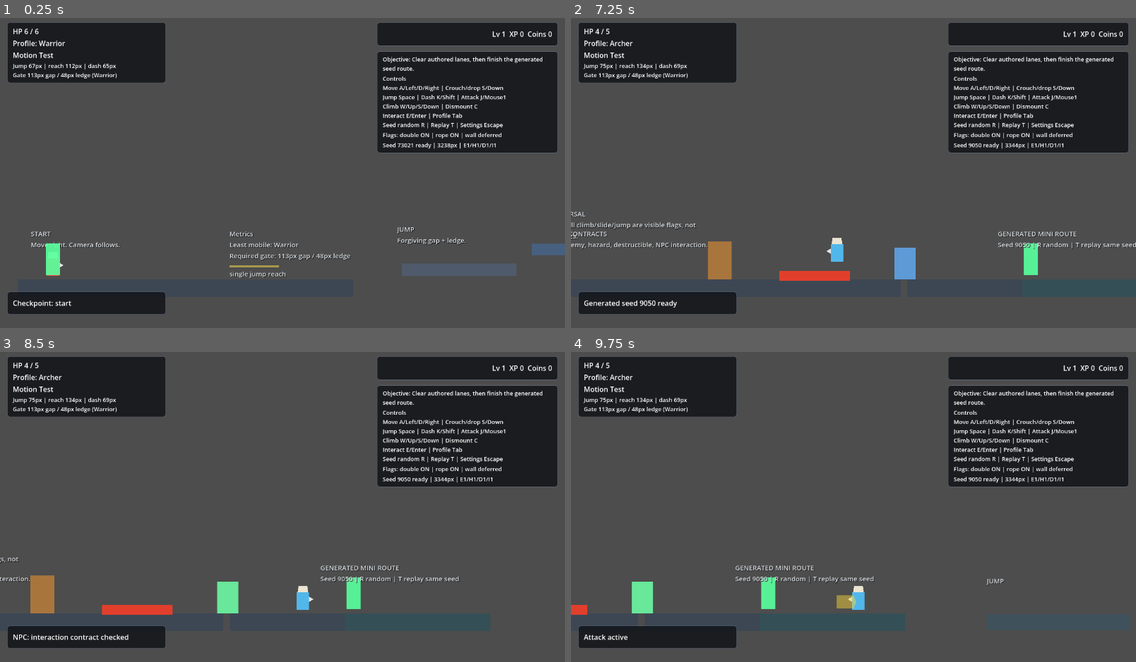
Above: before the commit, frames 1-4 (two rows, left to right).
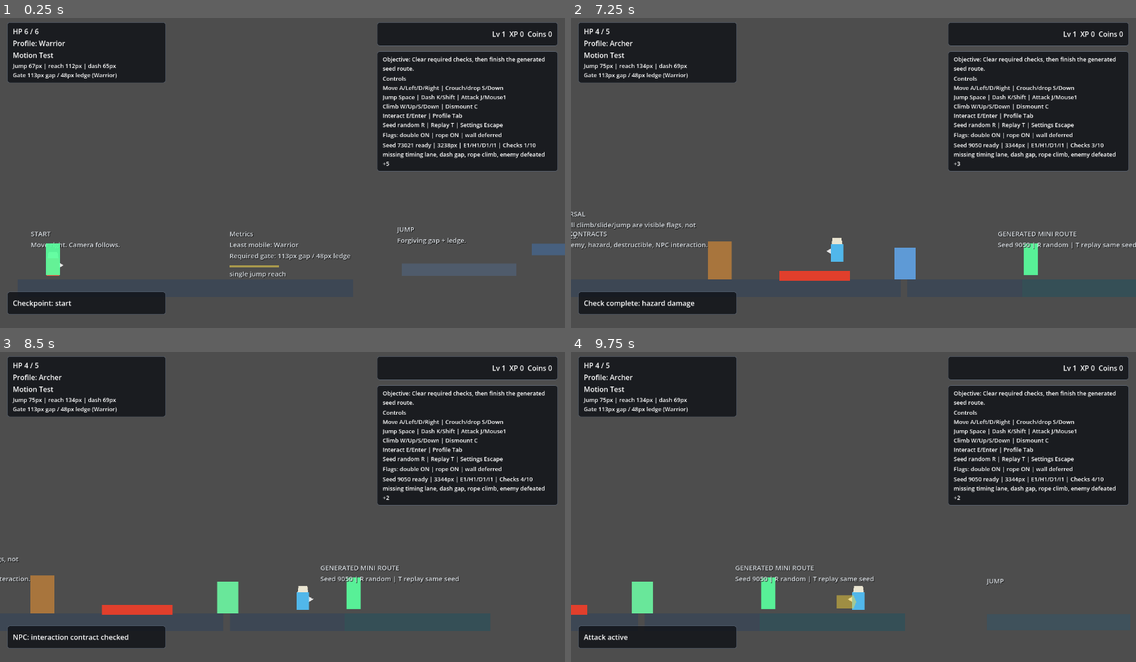
Above: after the commit, the same moments.

Repository: simpleusername96/cardborne-platformer
Game: Godot game, scene res://scenes/main/Main.tscn
Two runs of this game, one before a commit and one after it. Both use one fixed random seed, a clock stepped at 60 frames per second and the inputs below.
Inputs (mouse positions are in pixels of both pictures, inside the frame that each line leads up to):
- Up to frame 1 (0.25 s): no input
- Up to frame 2 (7.25 s): tap Enter at 0.5 s; move the mouse to (977, 157) at 0.52 s; hold E (interact) 0.53-1.28 s; hold D (move_right) 0.53-2.03 s; tap K (dash) at 0.6, 1.55, 2.85, 4.55, 6.05 s; click (977, 157) at 0.67 s; tap Space (jump) at 0.77, 1.52, 3.02, 3.77, 4.52, 6.02, 6.77 s; move the mouse to (740, 188) at 1.27 s; tap E (interact) at 1.35, 5.3 s; move the mouse to (910, 104) at 2.02 s; hold A (move_left) 2.03-2.78 s; hold E (interact) 2.03-2.78 s; tap J (attack) at 2.1 s; move the mouse to (825, 238) at 2.77 s; hold D (move_right) 2.78-4.28 s; click (825, 238) at 2.92 s; move the mouse to (1023, 222) at 3.52 s; hold E (interact) 3.53-4.28 s; move the mouse to (684, 126) at 4.27 s; hold A (move_left) 4.28-5.03 s; tap Tab (open_build_panel) at 4.35 s; move the mouse to (881, 173) at 5.02 s; hold D (move_right) 5.03-5.78 s; hold R (regenerate_landscape) 5.03-5.78 s; click (881, 173) at 5.17 s; move the mouse to (768, 95) at 5.77 s; hold A (move_left) from 5.78 s (still down); tap T (replay_landscape) at 5.85 s; move the mouse to (977, 157) at 6.52 s; hold E (interact) from 6.53 s (still down); tap Shift at 6.6 s
- Up to frame 3 (8.5 s): move the mouse to (169, 522) at 7.27 s; release A (move_left) at 7.28 s; release E (interact) at 7.28 s; hold D (move_right) from 7.28 s (still down); tap Enter at 7.35 s; click (169, 522) at 7.42 s; tap Space (jump) at 7.52 s; tap K (dash) at 7.55, 8.1 s; move the mouse to (339, 438) at 8.02 s; hold E (interact) from 8.03 s (still down)
- Up to frame 4 (9.75 s): move the mouse to (825, 572) at 8.77 s; release E (interact) at 8.78 s; tap E (interact) at 8.85 s; tap Space (jump) at 9.02 s; tap K (dash) at 9.05 s; move the mouse to (1023, 556) at 9.52 s; release D (move_right) at 9.53 s; hold A (move_left) from 9.53 s (still down); hold E (interact) from 9.53 s (still down); tap J (attack) at 9.6 s; click (1023, 556) at 9.67 s

The runs differ from the first frame. In frame 1, 2.2% of the frame differs, in the area x 66-99%, y 12-50%; in frame 2, 2.4%, in the area x 2-99%, y 12-94%; in frame 3, 2.2%; in frame 4, 2.2%.

Commit message:
Gate testbed clear and reconcile plans

Diff:
--- a/scripts/stages/DestructibleObstacle.gd
+++ b/scripts/stages/DestructibleObstacle.gd
@@ -1,5 +1,7 @@
 class_name DestructibleObstacle
 extends Node2D
+
+signal destroyed(obstacle: Node)
 
 @export var max_health: int = 3
 @export var obstacle_size: Vector2 = Vector2(54.0, 86.0)
@@ -79,6 +81,7 @@
 
 
 func _destroy() -> void:
+	destroyed.emit(self)
 	SignalBus.status_message_changed.emit("%s destroyed: route opened" % name)
 	if _solid != null:
 		_solid.collision_layer = 0
--- a/scripts/stages/MotionTestStage.gd
+++ b/scripts/stages/MotionTestStage.gd
@@ -5,6 +5,30 @@
 const GROUND_Y := 680.0
 const GROUND_TOP := 660.0
 const PLAYER_FOOT_OFFSET := 10.0
+const REQUIRED_VALIDATIONS := [
+	"start",
+	"timing",
+	"dash",
+	"climb",
+	"combat",
+	"destructible",
+	"hazard",
+	"interaction",
+	"generated_start",
+	"generated_exit",
+]
+const VALIDATION_LABELS := {
+	"start": "start spawn",
+	"timing": "timing lane",
+	"dash": "dash gap",
+	"climb": "rope climb",
+	"combat": "enemy defeated",
+	"destructible": "breakable destroyed",
+	"hazard": "hazard damage",
+	"interaction": "NPC interaction",
+	"generated_start": "generated route start",
+	"generated_exit": "generated route exit",
+}
 
 @export var active_seed: int = 73021
 @export var generator_mode: String = "mixed_mini_run"
@@ -17,9 +41,11 @@
 var route_summary: Dictionary = {}
 
 var _rng := RandomNumberGenerator.new()
+var _validations: Dictionary = {}
 
 
 func _ready() -> void:
+	_reset_validations()
 	_ensure_runtime_roots()
 	_clear_children(world)
 	_clear_children(test_objects)
@@ -30,7 +56,8 @@
 	_rebuild_fall_reset_zone()
 	super._ready()
 	_configure_spawned_player()
-	_publish_testbed_context("Clear authored lanes, then finish the generated seed route.")
+	_mark_validation("start", false)
+	_publish_testbed_context("Clear required checks, then finish the generated seed route.")
 
 
 func _unhandled_input(event: InputEvent) -> void:
@@ -46,9 +73,27 @@
 		respawn_player("manual reset")
 
 
+func set_checkpoint(checkpoint_id: String, checkpoint_position: Vector2, announce: bool = true) -> void:
+	super.set_checkpoint(checkpoint_id, checkpoint_position, announce)
+	var validation_id := _validation_for_checkpoint(checkpoint_id)
+	if not validation_id.is_empty():
+		_mark_validation(validation_id)
+
+
 func complete_stage() -> void:
+	if not bool(route_summary.get("valid", false)):
+		SignalBus.status_message_changed.emit("Exit locked: generated route invalid (%s)" % str(route_summary.get("failure_reason", "unknown")))
+		SignalBus.testbed_route_status_changed.emit(_route_status_text("invalid"))
+		return
+
+	_mark_validation("generated_exit", false)
+	if not _is_final_clear_ready():
+		SignalBus.status_message_changed.emit("Exit locked: finish %s" % _compact_missing_validation_text())
+		SignalBus.testbed_route_status_changed.emit(_route_status_text("locked"))
+		return
+
 	super.complete_stage()
-	SignalBus.status_message_changed.emit("Testbed clear: seed %d replayable" % active_seed)
+	SignalBus.status_message_changed.emit("Testbed clear: checks complete, seed %d replayable" % active_seed)
 	SignalBus.testbed_route_status_changed.emit(_route_status_text("clear"))
 
 
@@ -120,13 +165,15 @@
 
 	_add_platform(world, "DashPrep", Vector2(2180.0, 622.0), Vector2(300.0, 28.0), Color(0.31, 0.36, 0.42, 1.0))
 	_add_platform(world, "DashLanding", Vector2(2580.0, 582.0), Vector2(280.0, 28.0), Color(0.36, 0.38, 0.48, 1.0))
-	_add_checkpoint(test_objects, "CheckpointDash", Vector2(2180.0, 602.0), "dash")
+	_add_checkpoint(test_objects, "CheckpointDashPrep", Vector2(2180.0, 602.0), "dash_prep")
+	_add_checkpoint(test_objects, "CheckpointDashClear", Vector2(2580.0, 558.0), "dash")
 	_add_label(world, "DASH GAP\nUse jump + dash. Sized from shared metrics.", Vector2(2080.0, 505.0), 430.0)
 
 	_add_platform(world, "ClimbLower", Vector2(2920.0, GROUND_Y), Vector2(420.0, 40.0), Color(0.24, 0.28, 0.33, 1.0))
 	_add_climbable(test_objects, "RopeClimb", Vector2(3060.0, 526.0), Vector2(44.0, 270.0))
 	_add_platform(world, "ClimbUpper", Vector2(3240.0, 400.0), Vector2(330.0, 28.0), Color(0.31, 0.36, 0.42, 1.0))
-	_add_checkpoint(test_objects, "CheckpointClimb", Vector2(2920.0, GROUND_TOP - PLAYER_FOOT_OFFSET), "climb")
+	_add_checkpoint(test_objects, "CheckpointClimbPrep", Vector2(2920.0, GROUND_TOP - PLAYER_FOOT_OFFSET), "climb_prep")
+	_add_checkpoint(test_objects, "CheckpointClimbClear", Vector2(3240.0, 376.0), "climb")
 	_add_label(world, "ROPE / LADDER\nW/S or Up/Down to climb. Space dismount.", Vector2(2850.0, 355.0), 420.0)
 
 	_add_platform(world, "DoubleJumpBranch", Vector2(3580.0, 318.0), Vector2(260.0, 26.0), Color(0.42, 0.35, 0.52, 1.0))
@@ -136,7 +183,7 @@
 
 	_add_platform(world, "CombatGround", Vector2(4170.0, GROUND_Y), Vector2(940.0, 40.0), Color(0.24, 0.28, 0.33, 1.0))
 	_add_label(world, "COMBAT CONTRACTS\nWalker enemy, hazard, destructible, NPC interaction.", Vector2(3820.0, 545.0), 500.0)
-	_add_checkpoint(test_objects, "CheckpointCombat", Vector2(3740.0, GROUND_TOP - PLAYER_FOOT_OFFSET), "combat")
+	_add_checkpoint(test_objects, "CheckpointCombatPrep", Vector2(3740.0, GROUND_TOP - PLAYER_FOOT_OFFSET), "combat_prep")
 	_add_walker(test_objects, "AuthoredWalker", Vector2(3840.0, GROUND_TOP), 115.0)
 	_add_destructible(test_objects, "BreakableGate", Vector2(4230.0, GROUND_TOP), 3)
 	_add_hazard(test_objects, "SpikeStrip", Vector2(4445.0, GROUND_TOP - 8.0), Vector2(160.0, 22.0), Vector2(-240.0, -220.0))
@@ -149,6 +196,7 @@
 
 func _build_generated_route(seed: int, move_player_to_generated_start: bool) -> void:
 	_clear_children(generated_root)
+	_reset_generated_validations()
 	_rng.seed = seed
 
 	var segments: Array[String] = ["jump", "hazard", "combat", "destructible", "interaction"]
@@ -258,7 +306,7 @@
 
 
 func _route_status_text(state: String) -> String:
-	return "Seed %d %s | %dpx | E%d/H%d/D%d/I%d" % [
+	var route_text := "Seed %d %s | %dpx | E%d/H%d/D%d/I%d" % [
 		int(route_summary.get("seed", active_seed)),
 		state,
 		int(route_summary.get("span", 0)),
@@ -267,6 +315,85 @@
 		int(route_summary.get("destructible_count", 0)),
 		int(route_summary.get("interactable_count", 0)),
 	]
+	return "%s | %s" % [route_text, _validation_status_text()]
+
+
+func _reset_validations() -> void:
+	_validations.clear()
+	for validation_id in REQUIRED_VALIDATIONS:
+		_validations[validation_id] = false
+
+
+func _reset_generated_validations() -> void:
+	if _validations.has("generated_start"):
+		_validations["generated_start"] = false
+	if _validations.has("generated_exit"):
+		_validations["generated_exit"] = false
+
+
+func _validation_for_checkpoint(checkpoint_id: String) -> String:
+	match checkpoint_id:
+		"start":
+			return "start"
+		"timing":
+			return "timing"
+		"dash":
+			return "dash"
+		"climb":
+			return "climb"
+		"generated_start":
+			return "generated_start"
+		_:
+			return ""
+
+
+func _mark_validation(validation_id: String, announce: bool = true) -> void:
+	if validation_id.is_empty() or not _validations.has(validation_id):
+		return
+	if bool(_validations.get(validation_id, false)):
+		return
+
+	_validations[validation_id] = true
+	if announce:
+		SignalBus.status_message_changed.emit("Check complete: %s" % str(VALIDATION_LABELS.get(validation_id, validation_id)))
+	SignalBus.testbed_route_status_changed.emit(_route_status_text("ready"))
+
+
+func _is_final_clear_ready() -> bool:
+	return _missing_validation_labels().is_empty()
+
+
+func _validation_status_text() -> String:
+	var missing := _missing_validation_labels()
+	var done_count := REQUIRED_VALIDATIONS.size() - missing.size()
+	if missing.is_empty():
+		return "Checks %d/%d ready" % [done_count, REQUIRED_VALIDATIONS.size()]
+	return "Checks %d/%d missing %s" % [done_count, REQUIRED_VALIDATIONS.size(), _compact_missing_validation_text()]
+
+
+func _missing_validation_labels() -> PackedStringArray:
+	var missing := PackedStringArray()
+	for validation_id in REQUIRED_VALIDATIONS:
+		if not bool(_validations.get(validation_id, false)):
+			missing.append(str(VALIDATION_LABELS.get(validation_id, validation_id)))
+	return missing
+
+
+func _compact_missing_validation_text(limit: int = 4) -> String:
+	var missing := _missing_validation_labels()
+	if missing.is_empty():
+		return "none"
+
+	var visible := PackedStringArray()
+	var visible_count := mini(limit, missing.size())
+	for index in range(visible_count):
+		visible.append(missing[index])
+
+	var text := ", ".join(visible)
+	var remainder := missing.size() - visible_count
+	if remainder > 0:
+		text += " +%d" % remainder
+	return text
 
 
 func _add_platform(parent: Node, platform_name: String, center: Vector2, size: Vector2, color: Color, one_way: bool = false) -> StaticBody2D:
@@ -354,6 +481,9 @@
 	hazard.hazard_size = size
 	hazard.damage_amount = 1
 	hazard.knockback = knockback
+	hazard.target_hit.connect(func(_area: Area2D, _damage_info: DamageInfo) -> void:
+		_mark_validation("hazard")
+	)
 	parent.add_child(hazard)
 	return hazard
 
@@ -365,6 +495,9 @@
 	walker.patrol_half_width = patrol_half_width
 	walker.max_health = 3
 	walker.contact_damage = 1
+	walker.defeated.connect(func(_enemy: EnemyBase) -> void:
+		_mark_validation("combat")
+	)
 	parent.add_child(walker)
 	return walker
 
@@ -374,6 +507,9 @@
 	obstacle.name = object_name
 	obstacle.position = foot_position
 	obstacle.max_health = health
+	obstacle.destroyed.connect(func(_destroyed_obstacle: Node) -> void:
+		_mark_validation("destructible")
+	)
 	parent.add_child(obstacle)
 	return obstacle
 
@@ -384,6 +520,9 @@
 	npc.position = foot_position
 	npc.prompt_text = "Talk"
 	npc.result_message = message
+	npc.interacted.connect(func(_player: Node) -> void:
+		_mark_validation("interaction")
+	)
 	parent.add_child(npc)
 	return npc
 
Not shown, added: .agent/execplans/testbed_docs_reconciliation_and_clear_gate.md
Not shown, changed: docs/design/testbed-plan/00_foundation_contracts.md
Not shown, changed: docs/design/testbed-plan/01_authored_lanes.md
Not shown, changed: docs/design/testbed-plan/02_combat_damage.md
Not shown, changed: docs/design/testbed-plan/03_interaction_input_ui.md
Not shown, changed: docs/design/testbed-plan/04_generated_landscape.md
Not shown, changed: docs/design/testbed-plan/05_qa_and_handoff.md
Not shown, changed: docs/design/testbed-plan/FEATURE_PRIORITY.md
